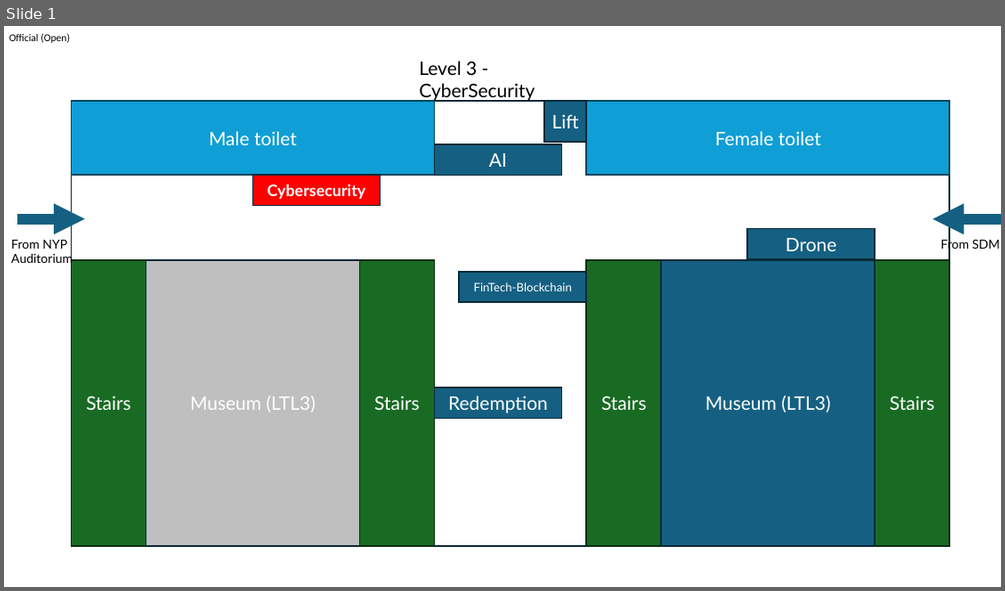
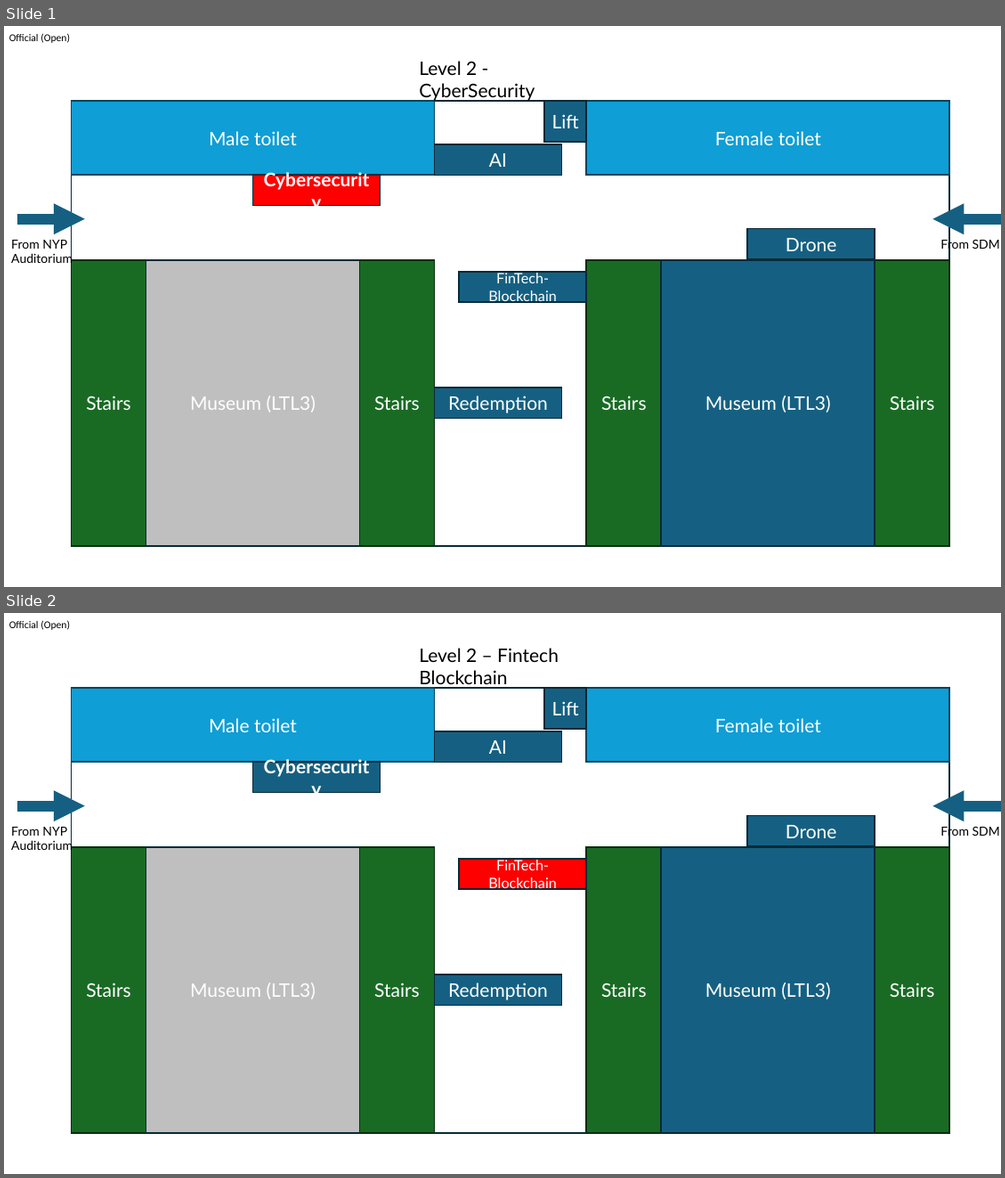
Before and after one commit to pomrin/openhouse-2025, a slide deck: Techtopia/Wayfinding Sample.pptx. Shown one above the other, each under a label of ours: slide 1 before the commit, slides 1 and 2 after it. The pictures are 1005x591 and 1005x1178 pixels, drawn with LibreOffice and Linux fonts; fonts in the diff are those of the drawing. Boxes give left, top, right and bottom in pixels: in the first picture for what was removed or moved away, otherwise in the second. Text is boxed around its words. In the diff, an @@ line names an element or a change of style, - is before the commit and + after.

```diff
--- a/Techtopia/Wayfinding Sample.pptx
+++ b/Techtopia/Wayfinding Sample.pptx
@@ slide 2 added at (x1=4, y1=613, x2=1001, y2=1174), background #FFFFFF; not listed: 1 template element that a slide beside it also shows @@
@@ text added at (x1=419, y1=648, x2=558, y2=689), 18 pt, text #000000 @@
+Level 2 – Fintech Blockchain
@@ rectangle added at (x1=72, y1=688, x2=950, y2=1133), outline #092A39 1.5 pt @@
@@ rectangle added at (x1=72, y1=688, x2=435, y2=762), fill #0F9ED5, outline #07455D 1.5 pt, 18 pt, text #FFFFFF @@
+Male toilet
@@ rectangle added at (x1=544, y1=688, x2=587, y2=729), fill #156082, outline #092A39 1.5 pt, 18 pt, text #FFFFFF @@
+Lift
@@ rectangle added at (x1=587, y1=688, x2=950, y2=762), fill #0F9ED5, outline #07455D 1.5 pt, 18 pt, text #FFFFFF @@
+Female toilet
@@ rectangle added at (x1=435, y1=732, x2=562, y2=763), fill #156082, outline #092A39 1.5 pt, 18 pt, text #FFFFFF @@
+AI
@@ rectangle added at (x1=253, y1=762, x2=380, y2=793), fill #156082, outline #092A39 1.5 pt, 18 pt, text #FFFFFF, bold @@
+Cybersecurity
@@ arrow added from (17, 806) to (85, 806), #156082 10 pt @@
@@ rectangle added at (x1=747, y1=816, x2=874, y2=846), fill #156082, outline #092A39 1.5 pt, 18 pt, text #FFFFFF @@
+Drone
@@ arrow added from (1001, 806) to (933, 806), #156082 10 pt @@
@@ text added at (x1=940, y1=824, x2=1000, y2=838), 12 pt, text #000000 @@
+From SDM
@@ text added at (x1=11, y1=827, x2=73, y2=853), 12 pt, text #000000 @@
+From NYP Auditorium
@@ rectangle added at (x1=72, y1=847, x2=146, y2=1133), fill #196B24, outline #0B2F10 1.5 pt, 18 pt, text #FFFFFF @@
+Stairs
@@ rectangle added at (x1=146, y1=847, x2=360, y2=1133), fill #BFBFBF, outline #092A39 1.5 pt, 18 pt, text #FFFFFF @@
+Museum (LTL3)
@@ rectangle added at (x1=360, y1=847, x2=435, y2=1133), fill #196B24, outline #0B2F10 1.5 pt, 18 pt, text #FFFFFF @@
+Stairs
@@ rectangle added at (x1=587, y1=847, x2=662, y2=1133), fill #196B24, outline #0B2F10 1.5 pt, 18 pt, text #FFFFFF @@
+Stairs
@@ rectangle added at (x1=662, y1=847, x2=875, y2=1133), fill #156082, outline #092A39 1.5 pt, 18 pt, text #FFFFFF @@
+Museum (LTL3)
@@ rectangle added at (x1=875, y1=847, x2=950, y2=1133), fill #196B24, outline #0B2F10 1.5 pt, 18 pt, text #FFFFFF @@
+Stairs
@@ rectangle added at (x1=460, y1=859, x2=587, y2=889), fill #FF0000, outline #092A39 1.5 pt, 13.9 pt, text #FFFFFF @@
+FinTech-Blockchain
@@ rectangle added at (x1=435, y1=974, x2=562, y2=1005), fill #156082, outline #092A39 1.5 pt, 18 pt, text #FFFFFF @@
+Redemption
@@ slide 1 changed as well @@
@@ text at (x1=419, y1=61, x2=477, y2=75): text changed @@
-Level 3 - CyberSecurity
+Level 2 - CyberSecurity
@@ rectangle "Cybersecurity" at (x1=253, y1=175, x2=380, y2=206): size 15.3 to 18 pt @@
@@ rectangle "FinTech-Blockchain" at (x1=460, y1=272, x2=587, y2=302): size 11.2 to 13.9 pt @@
```
Also in this commit, not shown: 1 other slide added, 8 other files.
